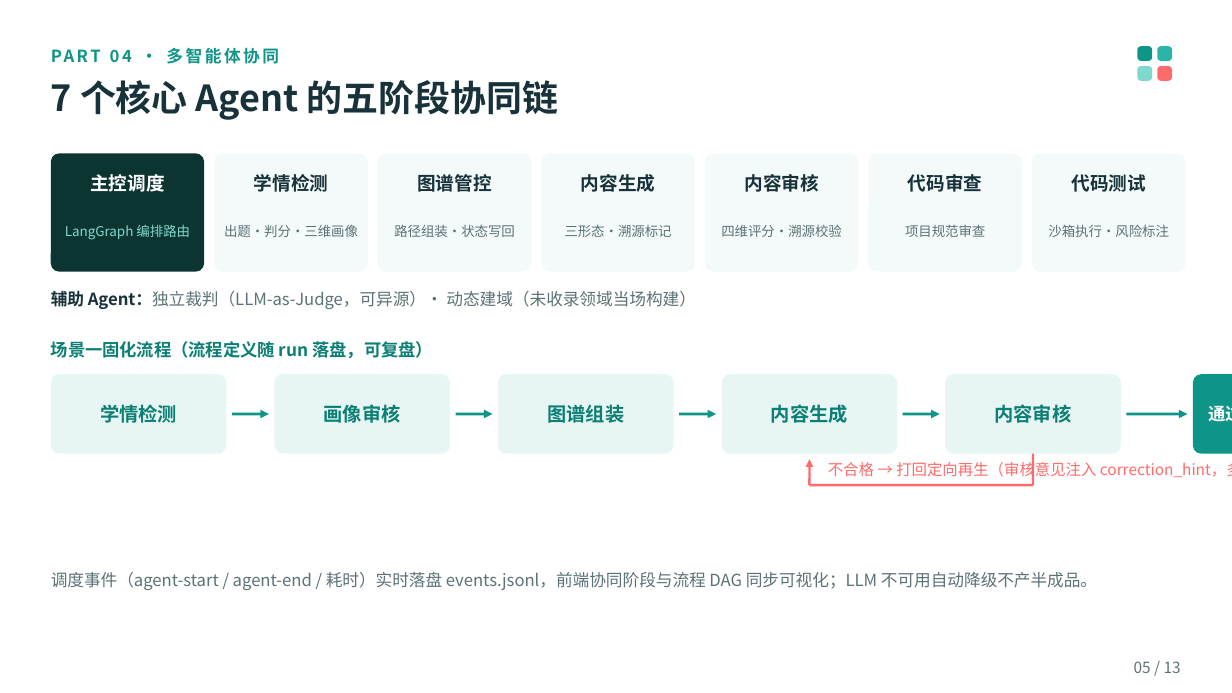
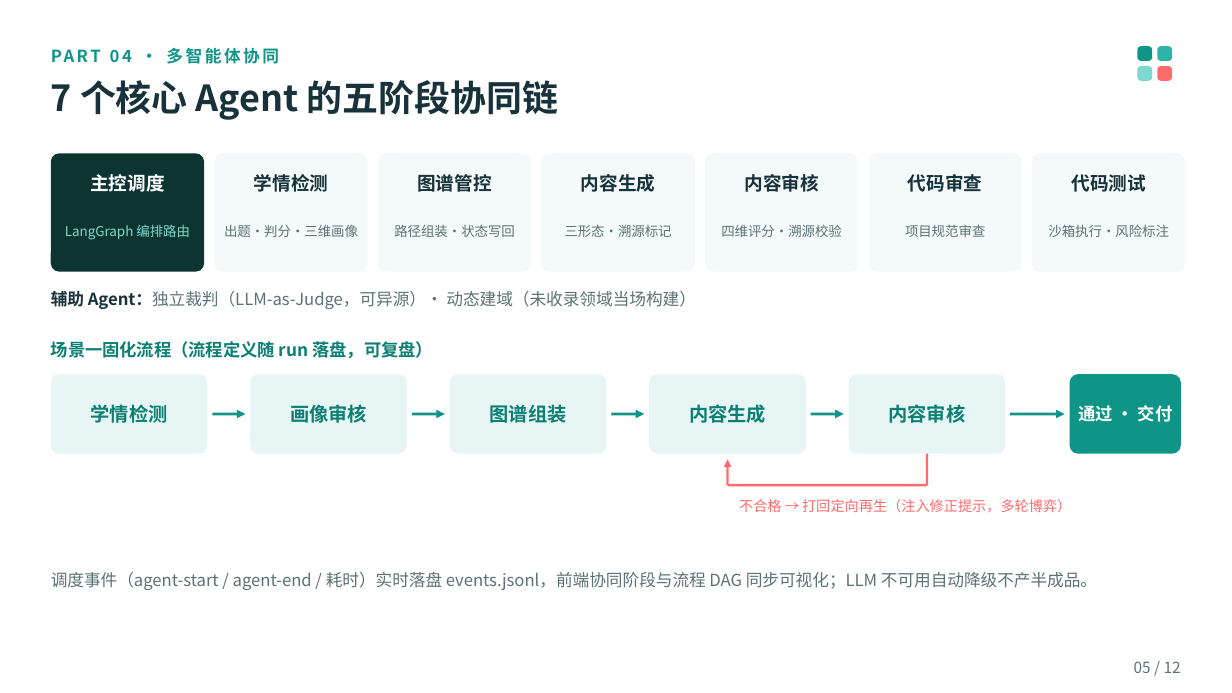
Before and after one commit to origin0722/KMatch-Desktop, a slide deck: slide 5 of docs/比赛提交/项目介绍.pptx. Drawn at 1232x693 pixels with LibreOffice and Linux fonts; fonts in the diff are those of the drawing. Boxes give left, top, right and bottom in pixels: in the first picture for what was removed or moved away, otherwise in the second. Text is boxed around its words. In the diff, an @@ line names an element or a change of style, - is before the commit and + after.

Commit message:
docs(competition): 终版资料包定版 — PPT 12 页终稿(截图嵌入/页码 N/12/第5页流程行溢出修复/文字打磨), 01/02/03/05 口径与措辞收口 + docx 同步, 合规文档升 v1.4.0 嵌入式存储口径, 第三方联系方式脱敏, 核查报告加时点快照横幅, 移除接口对接文档与素材清单残留引用

```diff
--- a/docs/比赛提交/项目介绍.pptx
+++ b/docs/比赛提交/项目介绍.pptx
@@ text "学情检测" moved from (x1=100, y1=404, x2=177, y2=423) to (x1=91, y1=404, x2=168, y2=423) @@
@@ rounded rectangle resized from (x1=51, y1=374, x2=226, y2=454) to (x1=51, y1=374, x2=207, y2=454) @@
@@ text "画像审核" moved from (x1=324, y1=404, x2=401, y2=423) to (x1=290, y1=404, x2=367, y2=423) @@
@@ rounded rectangle resized from (x1=274, y1=374, x2=450, y2=454) to (x1=250, y1=374, x2=407, y2=454) @@
@@ text "图谱组装" moved from (x1=547, y1=404, x2=624, y2=423) to (x1=490, y1=404, x2=567, y2=423) @@
@@ rounded rectangle resized from (x1=498, y1=374, x2=674, y2=454) to (x1=450, y1=374, x2=606, y2=454) @@
@@ text "内容生成" moved from (x1=771, y1=404, x2=848, y2=423) to (x1=689, y1=404, x2=766, y2=423) @@
@@ rounded rectangle resized from (x1=722, y1=374, x2=897, y2=454) to (x1=650, y1=374, x2=806, y2=454) @@
@@ text "内容审核" moved from (x1=994, y1=404, x2=1071, y2=423) to (x1=888, y1=404, x2=965, y2=423) @@
@@ rounded rectangle resized from (x1=945, y1=374, x2=1121, y2=454) to (x1=849, y1=374, x2=1006, y2=454) @@
@@ text "通过 · 交付" rewrapped from (x1=1208, y1=406, x2=1232, y2=421) to (x1=1078, y1=405, x2=1173, y2=422) @@
@@ rounded rectangle resized from (x1=1193, y1=374, x2=1232, y2=454) to (x1=1070, y1=374, x2=1181, y2=454) @@
@@ arrow moved from (232, 414) - (269, 414) to (213, 414) - (246, 414) @@
@@ arrow moved from (456, 414) - (493, 414) to (412, 414) - (445, 414) @@
@@ arrow moved from (679, 414) - (716, 414) to (612, 414) - (644, 414) @@
@@ arrow moved from (903, 414) - (940, 414) to (811, 414) - (844, 414) @@
@@ arrow moved from (1127, 414) - (1188, 414) to (1010, 414) - (1065, 414) @@
@@ arrow moved from (810, 485) - (810, 459) to (727, 485) - (727, 459) @@
@@ line moved from (1033, 454) - (1033, 485) to (927, 454) - (927, 485) @@
@@ line moved from (1033, 485) - (810, 485) to (927, 485) - (727, 485) @@
@@ text at (x1=739, y1=499, x2=1071, y2=512): text changed; size 12 to 11 pt @@
-不合格 → 打回定向再生（审核意见注入 correction_hint，多轮博弈直至通过）
+不合格 → 打回定向再生（注入修正提示，多轮博弈）
@@ text at (x1=1134, y1=661, x2=1181, y2=673): text changed @@
-05 / 13
+05 / 12
```
Also in this commit, not shown: 10 other slides changed, 1 slide removed, 15 other files.
